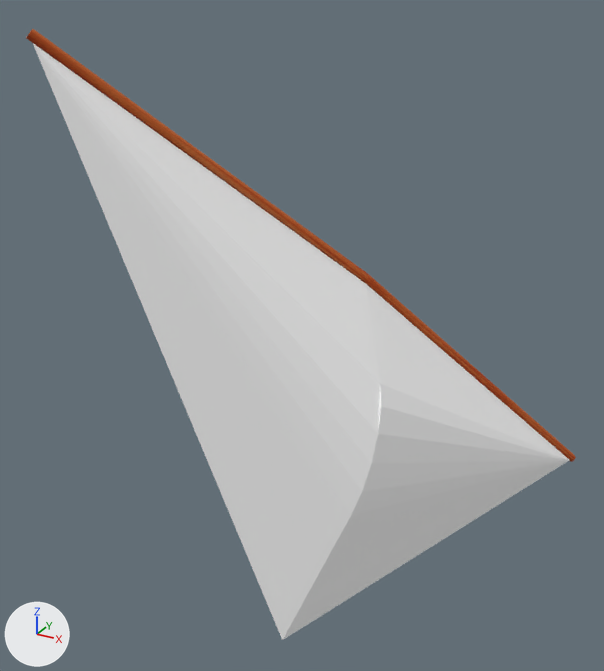
Before and after pictures for a commit that changed the OBJ model PA11/models/sail2.obj.
Camera for both pictures: a 50 mm camera at (2.99, -6.63, 6.57) aimed at (-0.49, -0.31, 3.41). The lights are fixed; the arrows at lower left show +X, +Y and +Z. Where no turn or scale is listed for an object, it has been applied to the vertices.

Objects in the first picture: 'Cloth2_Plane', 'Sail2_Cylinder'.
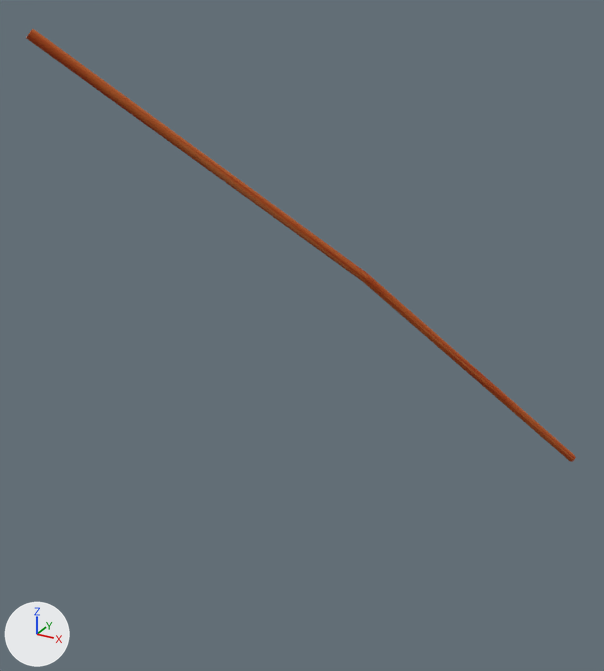
Boxes [x1, y1, x2, y2] around the edits, measured in the pictures (604 x 671 px):
'Cloth2_Plane', deleted
    before: [33, 43, 569, 640]

Edits to the bpy script that builds the scene:
```text
Remove ob_cloth2_plane:
    ob_cloth2_plane = bpy.data.objects.new('Cloth2_Plane', me_cloth2_plane)
    ob_cloth2_plane.location = (0.0, 0.0, 0.0)
```
